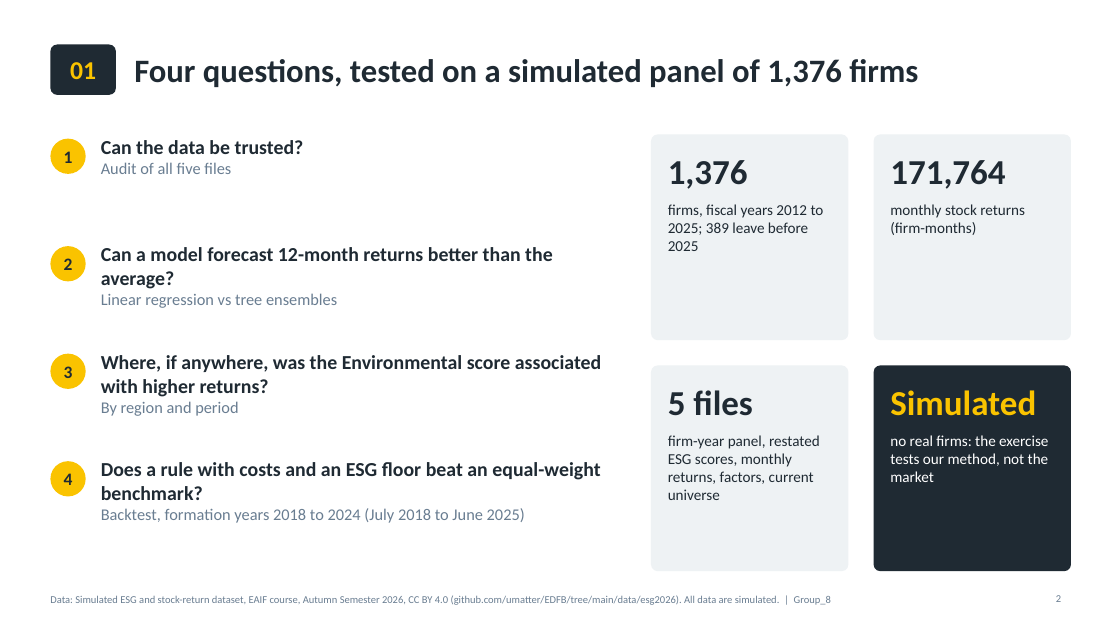
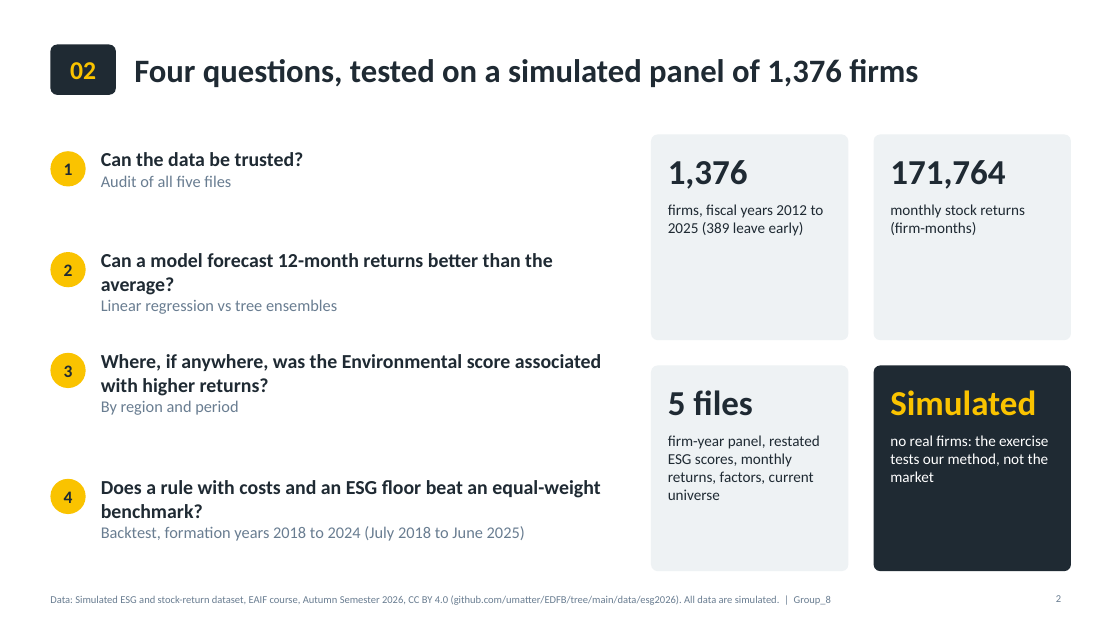
Before and after one commit to FBE5d5wqfds/EAIF-, a slide deck: slide 2 of group_project_AS2026/presentation/Group_8_slides.pptx. Drawn at 1120x630 pixels with LibreOffice and Linux fonts; fonts in the diff are those of the drawing; background and template pictures are left out. Boxes give left, top, right and bottom in pixels: in the first picture for what was removed or moved away, otherwise in the second. Text is boxed around its words. In the diff, an @@ line names an element or a change of style, - is before the commit and + after.

```diff
--- a/group_project_AS2026/presentation/Group_8_slides.pptx
+++ b/group_project_AS2026/presentation/Group_8_slides.pptx
@@ text at (70,62,96,79): text changed @@
-01
+02
@@ text "Can the data be trusted?": place and size @@
-text "Can the data be trusted?" at (101,140,304,174)
+text "Can the data be trusted?" at (101,152,304,187)
@@ text "1": place and size @@
-text "1" at (64,151,73,163)
+text "1" at (64,163,73,175)
@@ ellipse: place and size @@
-ellipse at (50,139,86,174)
+ellipse at (50,151,86,187)
@@ text at (668,204,824,236): text changed @@
-firms, fiscal years 2012 to 2025; 389 leave before 2025
+firms, fiscal years 2012 to 2025 (389 leave early)
@@ 2 texts, 1 ellipse: place and size @@
-2 texts, 1 ellipse at (50,246,553,308)
+2 texts, 1 ellipse at (50,252,553,314)
@@ 2 texts, 1 ellipse: place and size @@
-2 texts, 1 ellipse at (50,461,600,523)
+2 texts, 1 ellipse at (50,479,600,541)
```
Also in this commit, not shown: 6 other slides changed, 7 other files.
